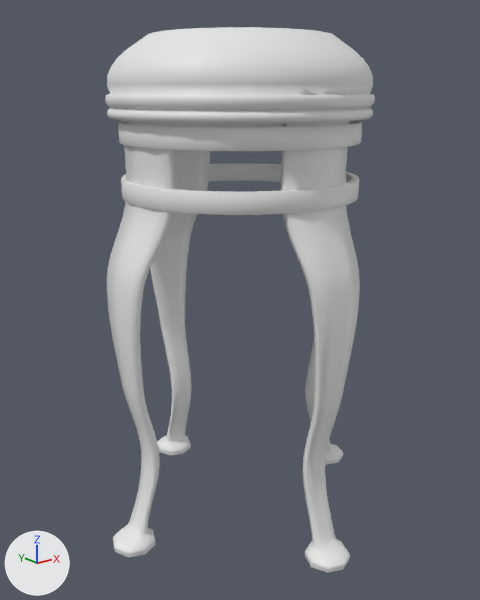
The FBX model Assets/models/stool.fbx: old version first, new version second.
Rendered twice from a camera (50 mm lens) standing at (-1.33, -1.661, 0.354) and looking at (-0.008, -0.009, -0.307). Every picture has the same lights, and +X, +Y and +Z are marked at lower left. Where no turn or scale is listed for an object, it has been applied to the vertices.

The older version as bpy lines, for what is in view:
```python
me_mesh = bpy.data.meshes.new('Mesh')
me_mesh.from_pydata(...)  # 794 vertices, 792 faces; spans x -0.405..0.405, y -0.405..0.405, z 0.382..0.629
me_mesh_003 = bpy.data.meshes.new('Mesh.003')
me_mesh_003.from_pydata(...)  # 456 vertices, 448 faces; spans x -0.116..0.118, y -0.069..0.126, z -0.73..0.622
me_mesh_006 = bpy.data.meshes.new('Mesh.006')
me_mesh_006.from_pydata(...)  # 456 vertices, 448 faces; spans x -0.069..0.126, y -0.118..0.116, z -0.73..0.622
ob_lathe = bpy.data.objects.new('Lathe', me_mesh)
ob_lathe.location = (0.0, 0.0, -0.104)
ob_loft_0 = bpy.data.objects.new('Loft_0', me_mesh_003)
ob_loft_0.location = (0.0, 0.39, -0.332)
ob_loft_1 = bpy.data.objects.new('Loft_1', me_mesh_006)
ob_loft_1.location = (0.39, 0.0, -0.332)
# also in view: 'Loft_2' at (-0.001, -0.419, -0.386); 'Loft_3' at (-0.419, 0.001, -0.386); 'Tube' at (0.0, 0.0, 0.071); 'Tube_1' at (0.0, 0.0, 0.237)
```
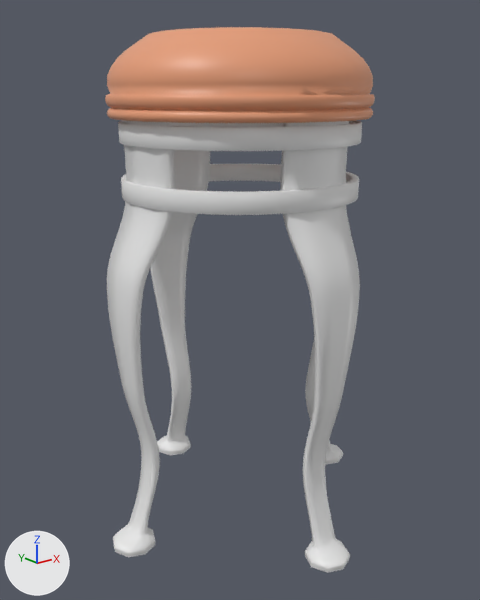
Location of each change, (x1, y1, x2, y2) in pixels of the pictures (480 x 600 px):
'Lathe', recoloured (white to beige)
    both: (105, 27, 375, 123)

The change in detail:
Material 'fabric' (mat_fabric) is new.
Its base color is (0.8, 0.338, 0.184) (beige #e79d77).
Its roughness is 0.434.
me_mesh has 794 vertices, 792 faces and spans x -0.405..0.405, y -0.405..0.405, z 0.382..0.629.
me_mesh now uses material mat_fabric (beige #e79d77).
